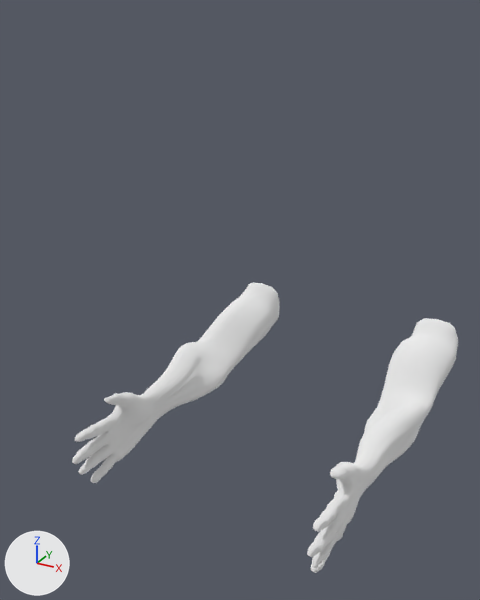
Renders of the Blender file ModelsSource/arm.blend from each side of a commit.
One viewpoint serves both versions: a camera (50 mm lens) standing at (0.444, -1.267, 0.666) and looking at (-0.051, -0.367, 0.216). Lighting does not change. The marker at lower left points along +X, +Y and +Z.

The first picture shows 'armLOW'.
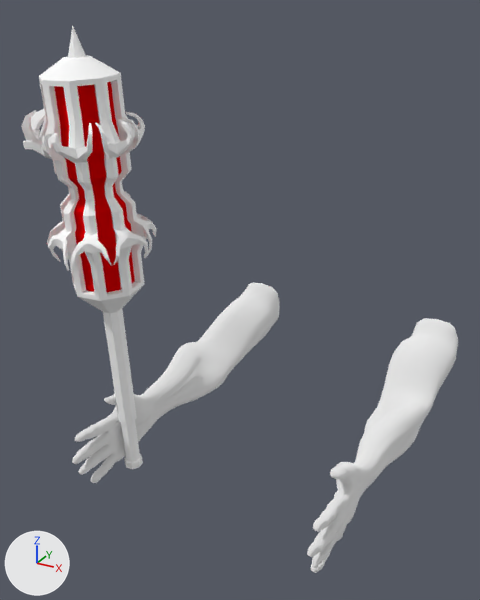
What differs and where, as boxes [x1, y1, x2, y2] in the pictures (480 x 600 px):
'Cylinder', added
    after: [21, 25, 157, 469]
    faces in mat_main_001: [21, 25, 157, 469]
    faces in mat_emission_001: [54, 82, 135, 292]

Diff of the bpy script that builds the scene:
```diff
--- a/ModelsSource/arm.blend.py
+++ b/ModelsSource/arm.blend.py
@@ mat_emission_001 @@
+mat_emission_001 = bpy.data.materials.new('emission.001')
+# nodes: AddShader, BsdfAnisotropic, BsdfDiffuse, BsdfRefraction, BsdfTransparent, Displacement, Math, Mix, MixShader, OutputMaterial
+# colours: red #e70002, black #000000, white #ffffff, red #aa0001
@@ mat_main_001 @@
+mat_main_001 = bpy.data.materials.new('main.001')
+# nodes: AddShader, BsdfAnisotropic, BsdfDiffuse, BsdfRefraction, BsdfTransparent, Displacement, Math, Mix, MixShader, OutputMaterial
+# colours: white #ffffff, black #000000
@@ me_cylinder_001 @@
+me_cylinder_001.from_pydata(...)  # 1181 vertices, 1181 faces; spans x -1.22..1.09, y -1.11..1.13, z -0.04..10.01
+me_cylinder_001.polygons.foreach_set('use_smooth', [True] * 1181)
+# faces by material slot: [1077, 104]
+me_cylinder_001.materials.append(mat_main_001)
+me_cylinder_001.materials.append(mat_emission_001)
@@ ob_cylinder @@
+ob_cylinder = bpy.data.objects.new('Cylinder', me_cylinder_001)
+ob_cylinder.location = (-0.179, -0.521, -0.062)
+ob_cylinder.rotation_euler = (0.0539, -0.0364, 0.468)  # degrees (3.1, -2.1, 27)
+ob_cylinder.scale = (0.0709, 0.0709, 0.0709)
```
